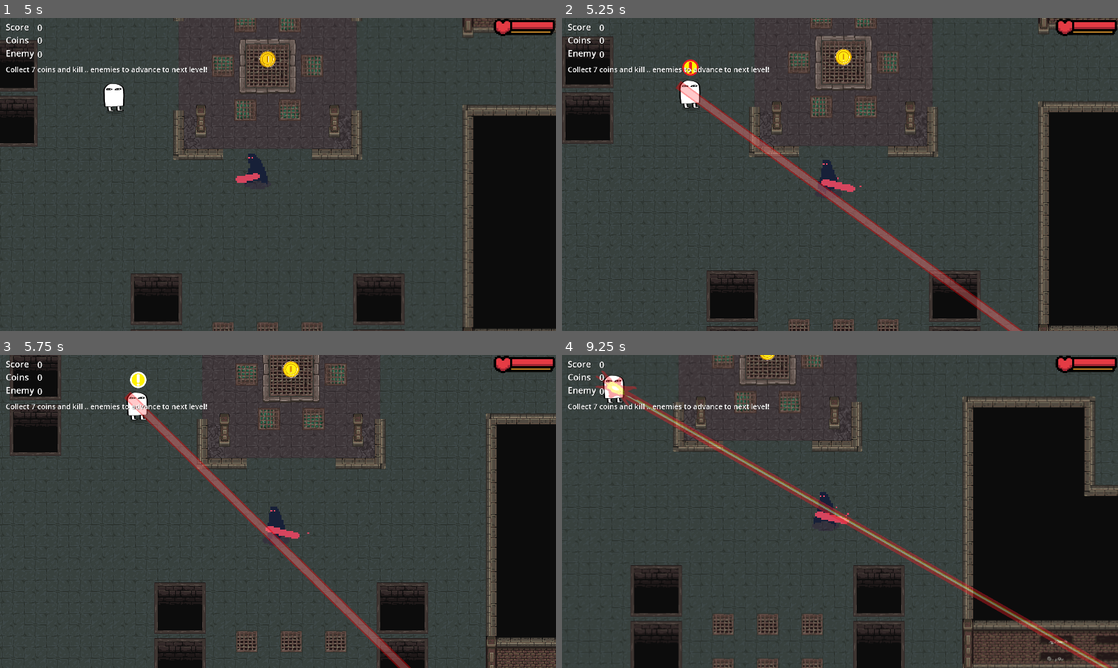
Above: before the commit, frames 1-4 (two rows, left to right).
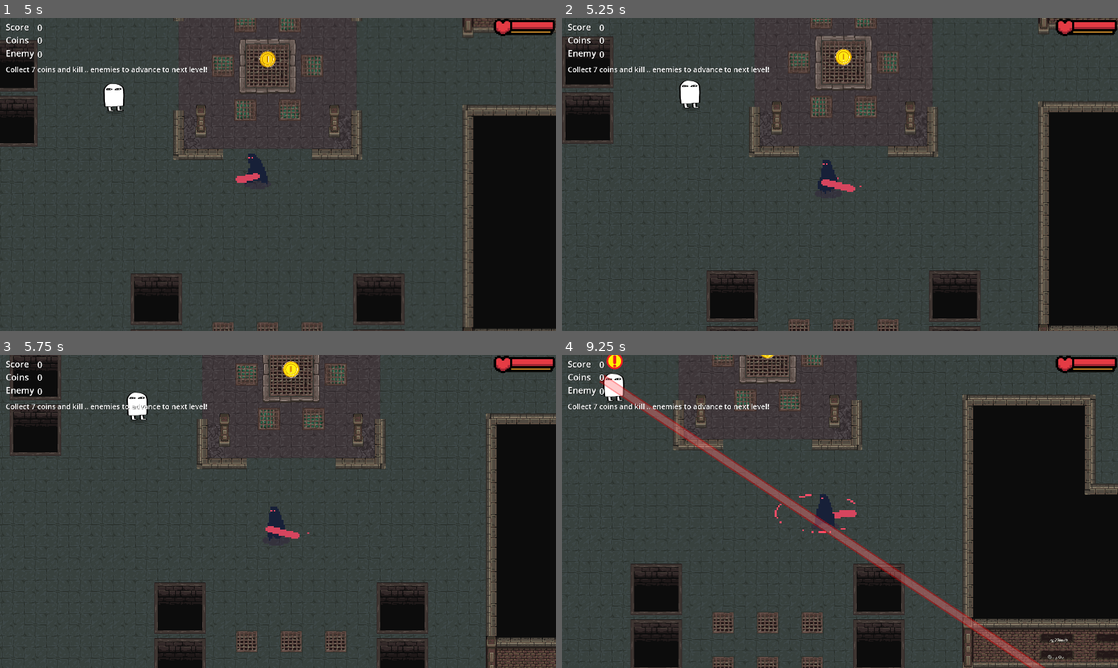
Above: after the commit, the same moments.

Repository: h-sutiwas/godot-mythus
Game: Godot game, scene res://scenes/playground.tscn
Two runs of this game, one before a commit and one after it. Both use one fixed random seed, a clock stepped at 60 frames per second and the inputs below.
Inputs:
- Up to frame 1 (5 s): hold D (player_right) 0.53-1.28 s; hold Space (attack) 0.53-1.28 s; hold S (player_down) 1.28-2.03 s; tap Space (attack) at 1.35, 2.85, 4.35 s; hold D (player_right) 2.03-2.78 s; hold Space (attack) 2.03-2.78 s; hold W (player_up) 2.78-3.53 s; hold Space (attack) 3.53-4.28 s; hold A (player_left) from 3.53 s (still down)
- Up to frame 2 (5.25 s): release A (player_left) at 5.03 s; hold S (player_down) from 5.03 s (still down); hold Space (attack) from 5.03 s (still down)
- Up to frame 3 (5.75 s): keep holding S (player_down); keep holding Space (attack)
- Up to frame 4 (9.25 s): release S (player_down) at 5.78 s; release Space (attack) at 5.78 s; hold D (player_right) 5.78-6.53 s; tap Space (attack) at 5.85, 7.35, 8.85 s; hold W (player_up) 6.53-7.28 s; hold Space (attack) 6.53-7.28 s; hold D (player_right) 7.28-8.03 s; hold S (player_down) 8.03-8.78 s; hold Space (attack) 8.03-8.78 s; hold A (player_left) from 8.78 s (still down)

Frame 1 is identical in both runs. In frame 2, 2.3% of the frame differs, in the area x 20-83%, y 13-100%; in frame 3, 2.1%; in frame 4, 10%, in the area x 6-100%, y 0-100%.

Commit message:
Nerf Medjed
for Medjed to be less annoying when debugging the game, including:
- longer atk interval
- slower spawn
- shorten laser atk animation

Diff:
--- a/scenes/entities/Enemy/medjed.gd
+++ b/scenes/entities/Enemy/medjed.gd
@@ -6,7 +6,7 @@
 const pts_get = 1
 const atk_warnsec = 2
 const atk_atksec = 1
-var atk_interval = 5
+var atk_interval = 8
 const atk_interval_end = 1
 
 var isAttacking = false
--- a/scenes/entities/Enemy/medjed.tscn
+++ b/scenes/entities/Enemy/medjed.tscn
@@ -111,7 +111,7 @@
 
 [sub_resource type="Animation" id="Animation_kqauw"]
 resource_name = "laser_shoot"
-length = 1.5
+length = 1.1
 tracks/0/type = "value"
 tracks/0/imported = false
 tracks/0/enabled = true
@@ -131,7 +131,7 @@
 tracks/1/interp = 1
 tracks/1/loop_wrap = true
 tracks/1/keys = {
-"times": PackedFloat32Array(0, 0.75, 1.5),
+"times": PackedFloat32Array(0, 0.75, 1.1),
 "transitions": PackedFloat32Array(1, 1, 1),
 "update": 0,
 "values": [Color(14.266986, 14.266986, 14.266986, 1), Color(1, 1, 1, 1), Color(1, 1, 1, 0)]
--- a/scenes/entities/Enemy/medjed_sprawner.tscn
+++ b/scenes/entities/Enemy/medjed_sprawner.tscn
@@ -8,7 +8,7 @@
 enemy_prefab = ExtResource("2_5gpx0")
 
 [node name="Timer" type="Timer" parent="."]
-wait_time = 20.0
+wait_time = 35.0
 autostart = true
 
 [node name="Marker2D2" type="Marker2D" parent="."]
--- a/scripts/medjed_sprawner.gd
+++ b/scripts/medjed_sprawner.gd
@@ -9,7 +9,7 @@
 var enemy_num = 1 # 1 because default medjed on field (change if no default medjed)
 var enemy_limit = 3 #set starting enemy limit
 var timer_counter = 0 #condition to increase enemy limit / shorten spawn time
-var spawn_time = 20
+var spawn_time = 35
 const spawn_time_decrease = 2
 const least_spawn_time = 7
 
